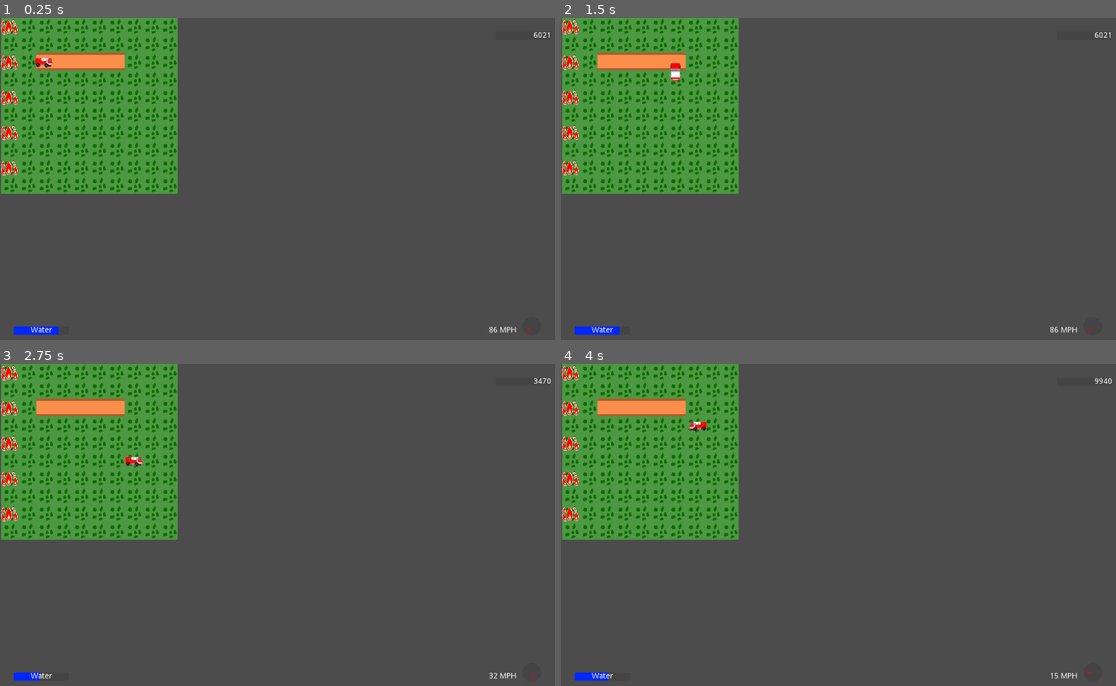
Above: before the commit, frames 1-4 (two rows, left to right).
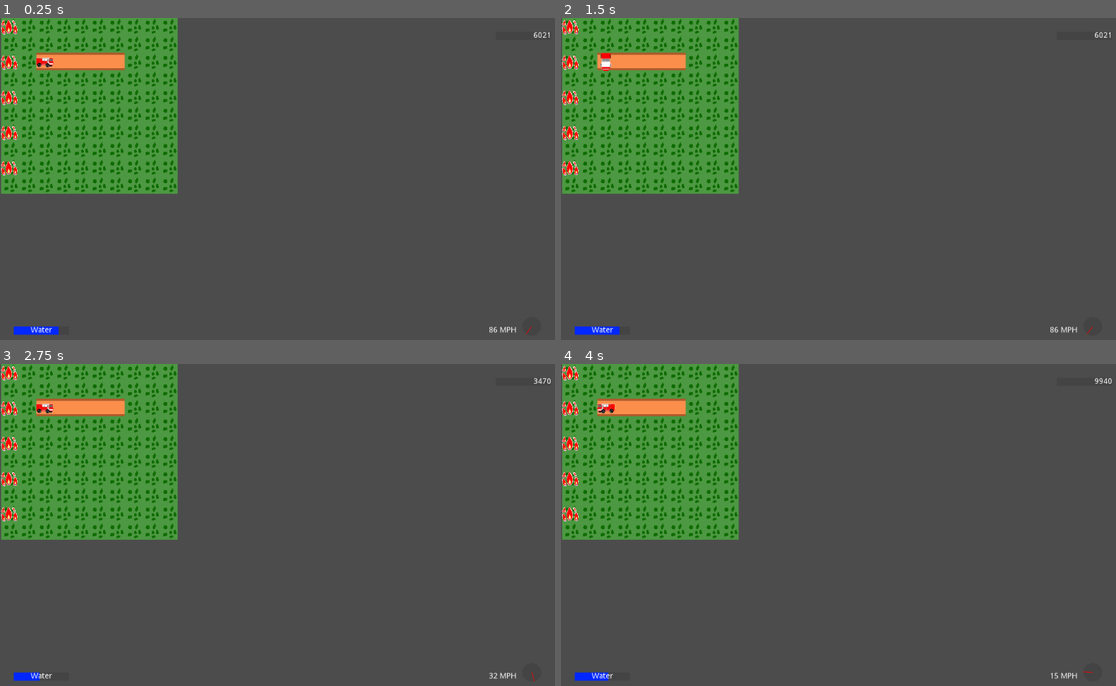
Above: after the commit, the same moments.

Repository: ConsoleCowboysInCyberspace/inferno
Game: Godot game, scene res://main_level.tscn
Same seed, same stepped clock (60 frames per second), same inputs: the game is played once before the commit and once after it.
Inputs (mouse positions are in pixels of both pictures, inside the frame that each line leads up to):
- Up to frame 1 (0.25 s): no input
- Up to frame 2 (1.5 s): tap Enter at 0.5 s; move the mouse to (966, 166) at 0.52 s; hold D (truck_right) 0.53-1.28 s; click (966, 166) at 0.67 s; move the mouse to (733, 198) at 1.27 s; hold S (truck_down) from 1.28 s (still down); click (733, 198) at 1.42 s
- Up to frame 3 (2.75 s): move the mouse to (338, 457) at 2.02 s; release S (truck_down) at 2.03 s; hold D (truck_right) from 2.03 s (still down); click (338, 457) at 2.17 s
- Up to frame 4 (4 s): tap Space at 2.75 s; move the mouse to (816, 595) at 2.77 s; release D (truck_right) at 2.78 s; hold W (truck_up) 2.78-3.53 s; click (816, 595) at 2.92 s; move the mouse to (1010, 579) at 3.52 s; hold A (truck_left) from 3.53 s (still down); click (1010, 579) at 3.67 s

The runs differ from the first frame. In frame 1, less than 0.1% of the frame differs, in the area x 6-10%, y 12-16%; in frame 2, 0.2%, in the area x 6-22%, y 10-20%; in frame 3, 0.2%; in frame 4, 0.2%.
Error after the commit: Parse Error: ',' or ']' expected (res://scripts/main_level.gd:13)

Commit message:
naive fire spread algo

Diff:
--- a/main_level.tscn
+++ b/main_level.tscn
@@ -24,6 +24,7 @@
 
 [node name="controller" type="Node2D"]
 script = ExtResource( 1 )
+size = null
 
 [node name="GUI" parent="." instance=ExtResource( 5 )]
 
--- a/scripts/Internal_Tile.gd
+++ b/scripts/Internal_Tile.gd
@@ -9,9 +9,11 @@
 var movementCost: int
 var type
 var nonFlamable = false
+var neighbors = []
 
 func _init(tileType):
 	fireLevel = 0
+
 	match tileType:
 		"forest":
 			fireResistance = 0
@@ -33,3 +35,9 @@
 			fireResistance = 0
 			movementCost = 2
 			type = TileType.TRENCH
+
+func burn(burnLevel):
+	if fireResistance > burnLevel:
+		return
+	else:
+		fireLevel += burnLevel - fireResistance
--- a/scripts/TruckScript.gd
+++ b/scripts/TruckScript.gd
@@ -38,7 +38,10 @@
 				$Sprite.play("right")
 
 		#check move cost
-		var moveCost = controller.tileMoveCost(tilePos + movingDir)
+		# this line is to make movement speed based on origin tile instead of destination tile
+		var destination_cost = controller.tileMoveCost(tilePos + movingDir)
+		# the ternary is also there for the same reason; if we want to revert this, end the line before if and add a '+ movingDir' in the tileMoveCost
+		var moveCost = controller.tileMoveCost(tilePos) if destination_cost != -1 else -1
 
 		if moveCost == -1:
 			prints("Can't move there", tilePos + movingDir)
@@ -54,3 +57,8 @@
 			movingDir = Vector2.ZERO
 			targetPos = null
 			velocity = 0
+
+func _input(event):
+	if event is InputEventMouseButton:
+		if event.button_index == BUTTON_LEFT && event.pressed:
+			print("Mouse Click at: ", event.position, "    Tile coords: ", controller.worldToTile(event.position))
--- a/scripts/main_level.gd
+++ b/scripts/main_level.gd
@@ -8,18 +8,22 @@
 onready var truck = get_node("Fire Truck")
 var fireSpreadTime = 1 #timeInSeconds
 var timeUntilNextFireSpread = fireSpreadTime
-
+var neighborVectors = [
+	Vector2(-1 , 1), Vector2(0 , 1),  Vector2(1 , 1),
+	Vector2(-1 , 0),  Vector2(0, 2)   Vector2(1 , 1),
+	Vector2(-1 , -1), Vector2(0 , 1), Vector2(1 , -1)
+]
 # Returns -1 for non-traversable tiles and out of bounds positions
 # Otherwise, returns the movementCost of the tile at the given position
 # Param: pos - Vector2 - a position on the tile grid to be checked
 func tileMoveCost(pos):
-	if !tileInbounds(pos): # are we out of the grid?
+	if !tileInBounds(pos): # are we out of the grid?
 		return -1
 	else:
 		return tiles[pos.y][pos.x].movementCost
 
 
-func tileInbounds(tilePos):
+func tileInBounds(tilePos):
 	return worldMap.get_cellv(tilePos) != TileMap.INVALID_CELL
 
 # Returns the position of the tile in the grid that contains the given coordinates
@@ -36,6 +40,8 @@
 # Return: Vector2
 func worldToTile(worldPos):
 	return worldMap.world_to_map(worldPos)
+
+
 
 # Constructs a new internal tile object matching the tile in gridMap at the given position
 func getInternalTile(tileMap, pos, nameMap):
@@ -69,35 +75,46 @@
 
 func fireSpread():
 
-	var nextFireLevelsArr = [] #2d arr
+	var burnLevelsArr = [] #2d arr
 	for y in range(size.y):
 		var row = []
 		for x in range(size.x):
-			var fireStats = [tiles[y][x].fireLevel, tiles[y][x].fireResistance]
+			var fireStats = tiles[y][x].fireLevel
 			row.append(fireStats)
-			nextFireLevelsArr.append(row)
-
-
+			burnLevelsArr.append(row)
 
 	for y in range(size.y):
 		for x in range(size.x):
-			tiles[y][x].fireLevel = nextFireLevelsArr[y][x][0]
-			tiles[y][x].fireResistance = nextFireLevelsArr[y][x][1]
+			fireSpreadHelperSchemeOne(burnLevelsArr, Vector2(x, y))
 
-func fireSpreadHelperSchemeOne(nextFireLevelsArr, y, x):
-	var fireResistance = tiles[y][x].fireResistance
-	var fireLevel = tiles[y][x].fireLevel
+	for y in range(size.y):
+		for x in range(size.x):
+			tiles[y][x].fireLevel.burn(burnLevelsArr[y][x])
+
+
+func fireSpreadHelperSchemeOne(burnLevelsArr, pos):
+	var fireLevel = tiles[pos.y][pos.x].fireLevel
+	var neighbors = []
+
+	for potentialNeighbor in neighborVectors:
+		if tileInBounds(pos + potentialNeighbor):
+			neighbors.append(pos + potentialNeighbor)
+
+	var tileToBurn = neighbors[rand_range(0, len(neighbors))]
+	burnLevelsArr[tileToBurn.y][tileToBurn.x] += fireLevel
+
 
 func updateTiles():
 	pass
 # Called every frame. 'delta' is the elapsed time since the previous frame.
 func _process(delta):
+	pass
+
+
+func _physics_process(delta):
 	if timeUntilNextFireSpread <= 0:
 		fireSpread()
 		updateTiles()
 		timeUntilNextFireSpread = fireSpreadTime
 	else:
 		timeUntilNextFireSpread -= delta
-
-#func _physics_process(delta):
-#	pass
